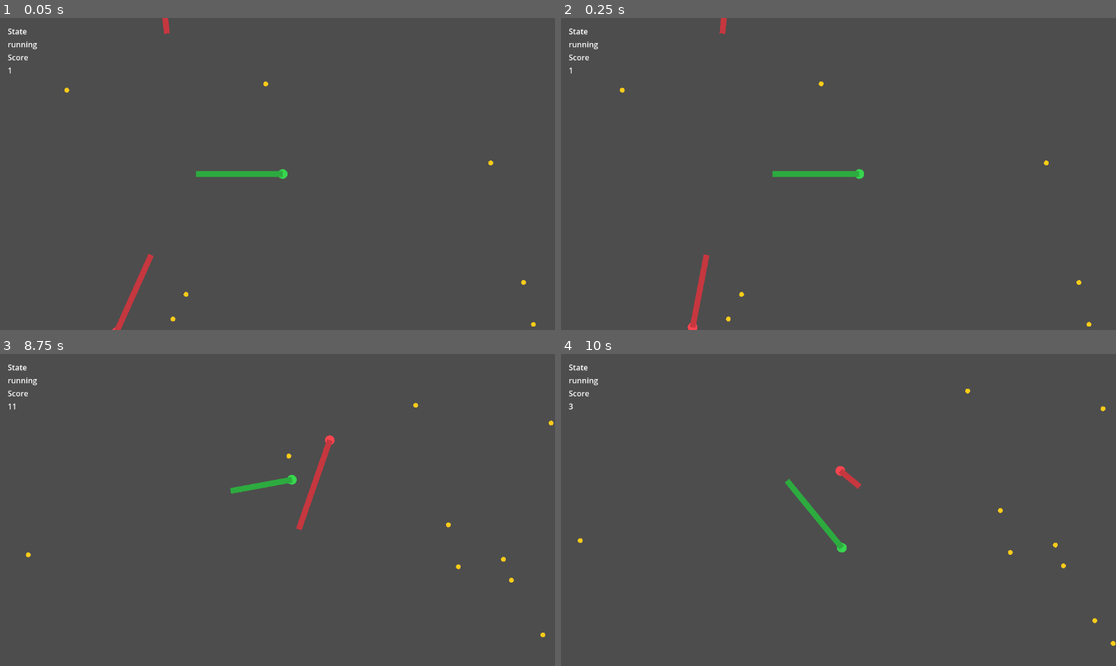
Above: before the commit, frames 1-4 (two rows, left to right).
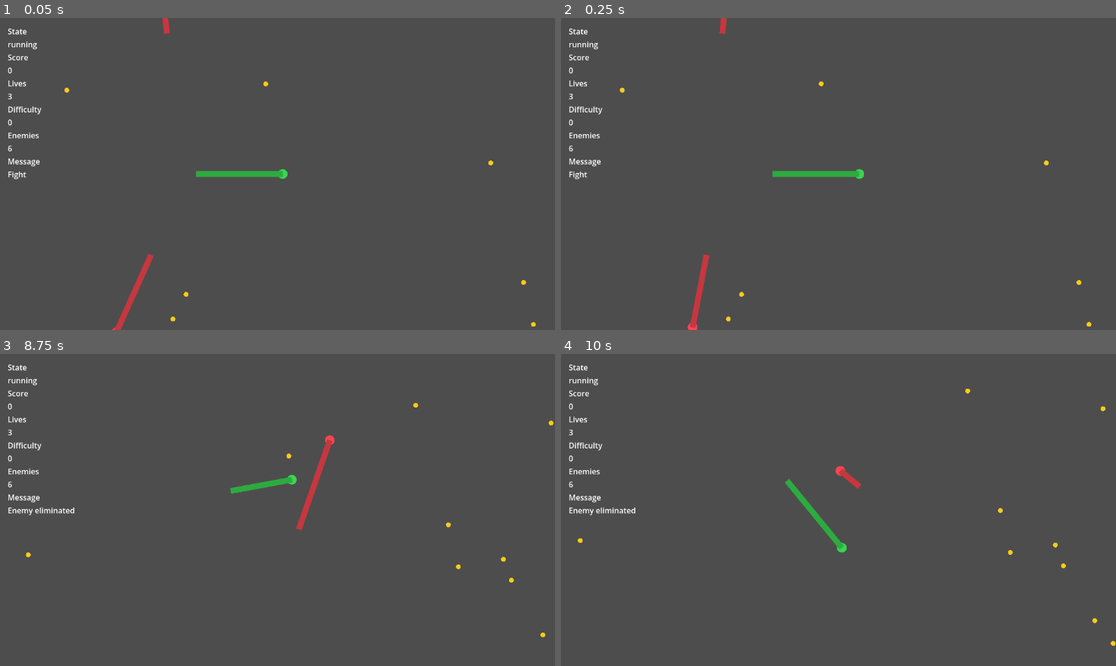
Above: after the commit, the same moments.

Repository: Jlu-waterbrother/snake_combat
Game: Godot game, scene res://scenes/main/main.tscn
The game is run twice, just before and just after one commit, with the same random seed, the same clock (stepped at 60 frames per second) and the same inputs.
Inputs:
- Up to frame 1 (0.05 s): no input
- Up to frame 2 (0.25 s): no input
- Up to frame 3 (8.75 s): tap Enter at 0.5 s; hold D (turn_right) 0.53-1.28 s; hold Shift (boost) 0.53-1.28 s; hold A (turn_left) 1.28-2.03 s; tap Shift (boost) every 1.5 s from 1.35 to 7.35 s; hold Shift (boost) 2.03-2.78 s; hold D (turn_right) 2.03-3.53 s; hold Shift (boost) 3.53-4.28 s; hold A (turn_left) 3.53-5.78 s; hold Shift (boost) 5.03-5.78 s; hold D (turn_right) 5.78-8.03 s; hold Shift (boost) 6.53-7.28 s; hold A (turn_left) from 8.03 s (still down); hold Shift (boost) from 8.03 s (still down)
- Up to frame 4 (10 s): release Shift (boost) at 8.78 s; tap Shift (boost) at 8.85 s; release A (turn_left) at 9.53 s; hold D (turn_right) from 9.53 s (still down); hold Shift (boost) from 9.53 s (still down)

The runs differ from the first frame. In frame 1, 0.3% of the frame differs, in the area x 1-8%, y 15-52%; in frame 2, 0.3%; in frame 3, 0.4%, in the area x 1-14%, y 15-52%; in frame 4, 0.4%.

Commit message:
feat: 扩展HUD反馈与局内信息（Round 7）
- HUD 增加生命、难度、敌方数量与状态消息展示
- 监听 snake_spawned/snake_died 更新敌方数量
- 监听 difficulty_changed/lives_changed 展示局内节奏变化

Co-authored-by: Copilot <223556219+Copilot@users.noreply.github.com>

Diff:
--- a/scenes/ui/hud.tscn
+++ b/scenes/ui/hud.tscn
@@ -8,8 +8,8 @@
 [node name="Margin" type="MarginContainer" parent="."]
 offset_left = 16.0
 offset_top = 16.0
-offset_right = 220.0
-offset_bottom = 140.0
+offset_right = 320.0
+offset_bottom = 280.0
 
 [node name="Rows" type="VBoxContainer" parent="Margin"]
 
@@ -24,3 +24,27 @@
 
 [node name="ScoreValue" type="Label" parent="Margin/Rows"]
 text = "0"
+
+[node name="LivesLabel" type="Label" parent="Margin/Rows"]
+text = "Lives"
+
+[node name="LivesValue" type="Label" parent="Margin/Rows"]
+text = "0"
+
+[node name="DifficultyLabel" type="Label" parent="Margin/Rows"]
+text = "Difficulty"
+
+[node name="DifficultyValue" type="Label" parent="Margin/Rows"]
+text = "0"
+
+[node name="EnemiesLabel" type="Label" parent="Margin/Rows"]
+text = "Enemies"
+
+[node name="EnemiesValue" type="Label" parent="Margin/Rows"]
+text = "0"
+
+[node name="MessageLabel" type="Label" parent="Margin/Rows"]
+text = "Message"
+
+[node name="MessageValue" type="Label" parent="Margin/Rows"]
+text = "Ready"
--- a/scripts/ui/hud.gd
+++ b/scripts/ui/hud.gd
@@ -2,13 +2,53 @@
 
 @onready var state_value_label: Label = $Margin/Rows/StateValue
 @onready var score_value_label: Label = $Margin/Rows/ScoreValue
+@onready var lives_value_label: Label = $Margin/Rows/LivesValue
+@onready var difficulty_value_label: Label = $Margin/Rows/DifficultyValue
+@onready var enemies_value_label: Label = $Margin/Rows/EnemiesValue
+@onready var message_value_label: Label = $Margin/Rows/MessageValue
+
+var _enemy_count: int = 0
 
 func bind_world(world: Node) -> void:
 	world.match_state_changed.connect(_on_match_state_changed)
 	world.score_changed.connect(_on_score_changed)
+	world.lives_changed.connect(_on_lives_changed)
+	world.difficulty_changed.connect(_on_difficulty_changed)
+	world.snake_spawned.connect(_on_snake_spawned)
+	world.snake_died.connect(_on_snake_died)
 
 func _on_match_state_changed(state: StringName) -> void:
 	state_value_label.text = String(state)
+	if state == &"running":
+		message_value_label.text = "Fight"
+	elif state == &"respawning":
+		message_value_label.text = "Respawning..."
+	elif state == &"ended":
+		message_value_label.text = "Game Over"
+	else:
+		message_value_label.text = String(state)
 
-func _on_score_changed(_snake_id: StringName, score: int) -> void:
-	score_value_label.text = str(score)
+func _on_score_changed(snake_id: StringName, score: int) -> void:
+	if snake_id == &"player":
+		score_value_label.text = str(score)
+
+func _on_lives_changed(remaining_lives: int) -> void:
+	lives_value_label.text = str(remaining_lives)
+
+func _on_difficulty_changed(level: int, _enemy_target: int) -> void:
+	difficulty_value_label.text = str(level)
+
+func _on_snake_spawned(snake_id: StringName) -> void:
+	if String(snake_id).begins_with("enemy_"):
+		_enemy_count += 1
+		enemies_value_label.text = str(_enemy_count)
+
+func _on_snake_died(snake_id: StringName, reason: StringName) -> void:
+	if snake_id == &"player":
+		message_value_label.text = "Player down: %s" % String(reason)
+		return
+
+	if String(snake_id).begins_with("enemy_"):
+		_enemy_count = max(_enemy_count - 1, 0)
+		enemies_value_label.text = str(_enemy_count)
+		message_value_label.text = "Enemy eliminated"
